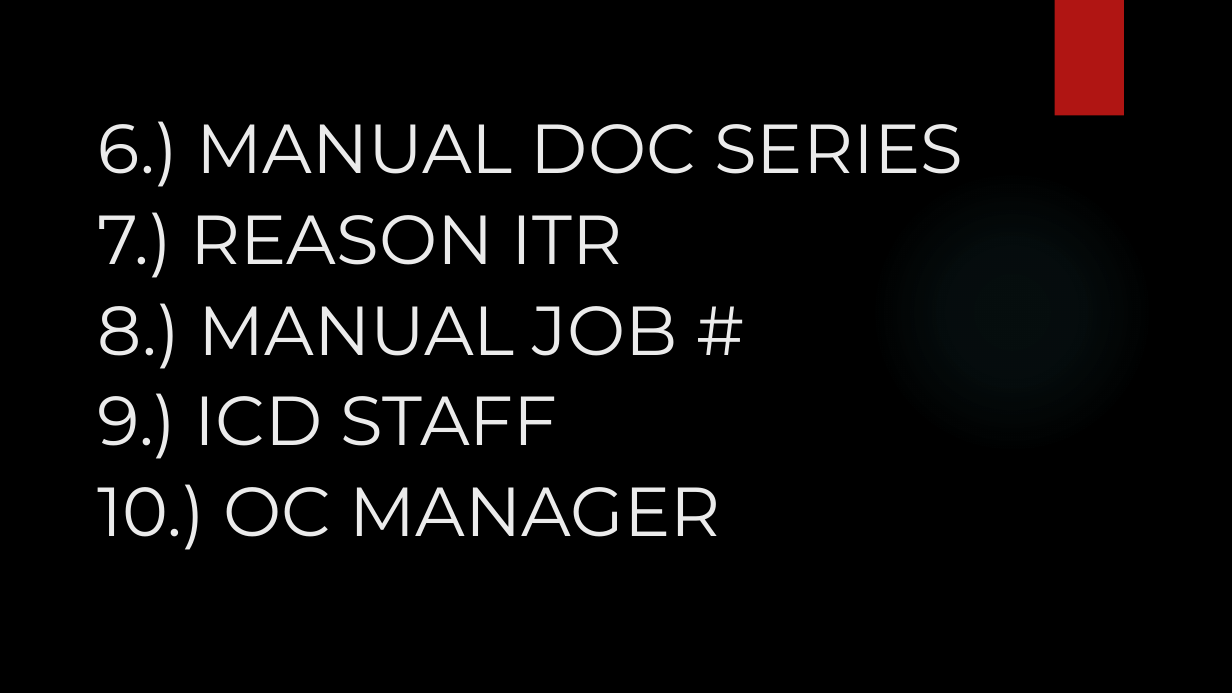
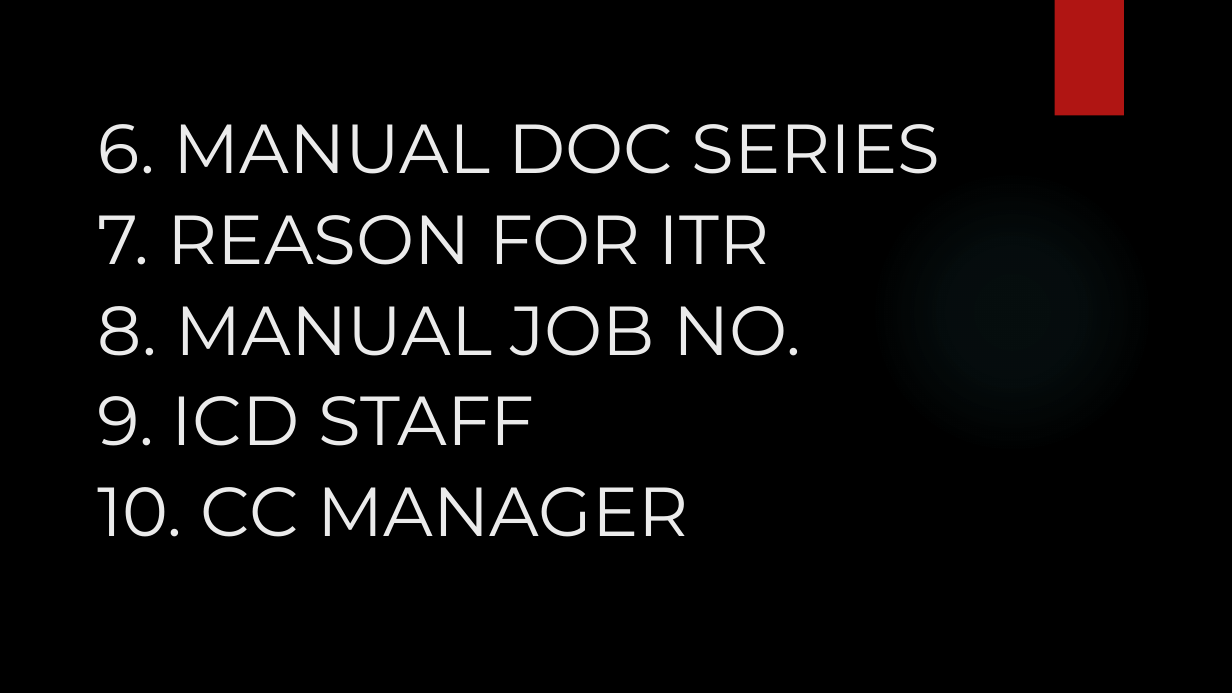
Before and after one commit to itsC0ffee/Goldrich-Repository, a slide deck: slide 3 of BONDED WAREHOUSE UDF.pptx. Drawn at 1232x693 pixels with LibreOffice and Linux fonts; fonts in the diff are those of the drawing; background and template pictures are left out. Boxes give left, top, right and bottom in pixels: in the first picture for what was removed or moved away, otherwise in the second. Text is boxed around its words. In the diff, an @@ line names an element or a change of style, - is before the commit and + after.

```diff
--- a/BONDED WAREHOUSE UDF.pptx
+++ b/BONDED WAREHOUSE UDF.pptx
@@ title at box(98, 124, 940, 174): text changed @@
-6.) MANUAL DOC SERIES
+6. MANUAL DOC SERIES
@@ text at box(98, 215, 770, 265): text changed @@
-7.) REASON ITR
+7. REASON FOR ITR
@@ text at box(98, 306, 801, 356): text changed @@
-8.) MANUAL JOB #
+8. MANUAL JOB NO.
@@ text at box(98, 396, 535, 446): text changed @@
-9.) ICD STAFF
+9. ICD STAFF
@@ text at box(98, 487, 688, 537): text changed @@
-10.) OC MANAGER
+10. CC MANAGER
```
Also in this commit, not shown: 1 other slide changed, 5 other files.
